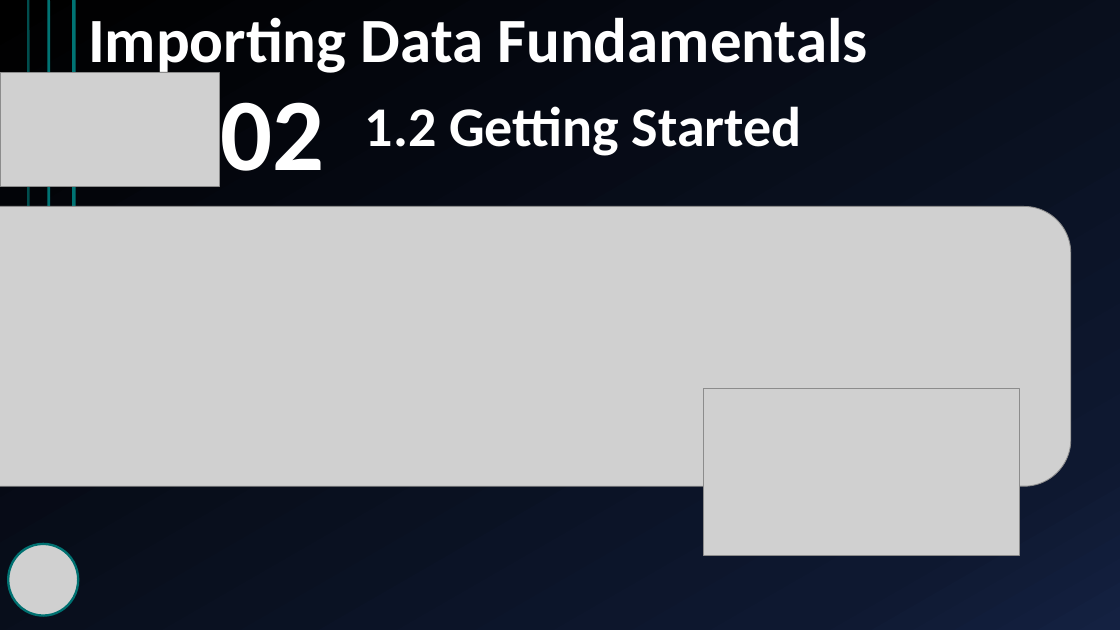
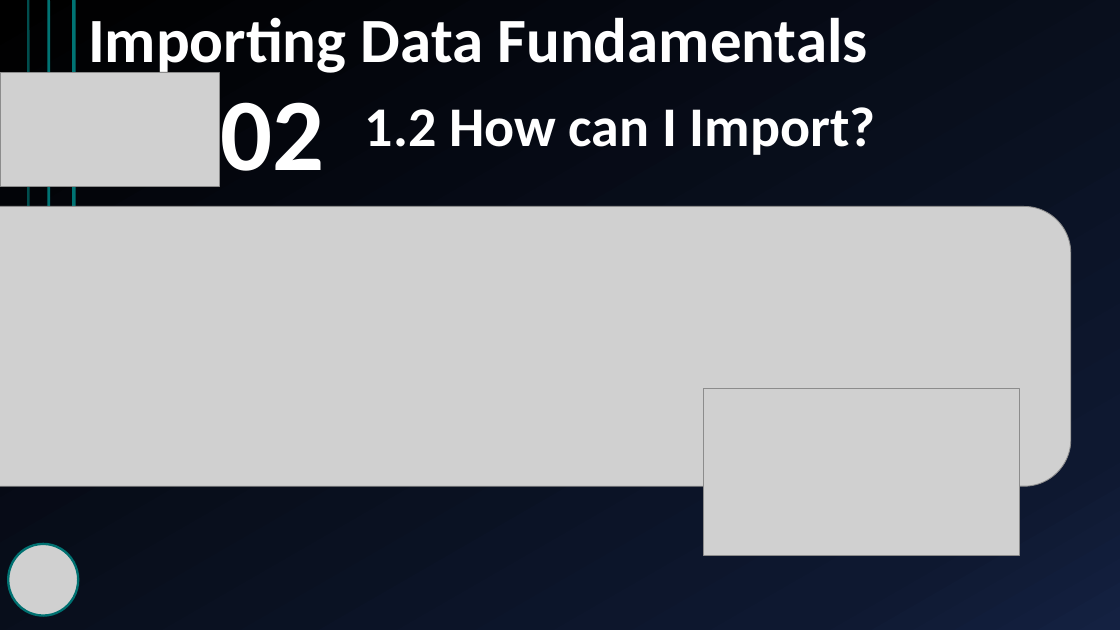
Before and after one commit to yasenstar/learn_graphdb, a slide deck: slide 3 of neo4j/import_data_fundamentals/Importing_Data_Fundamentals.pptx. Drawn at 1120x630 pixels with LibreOffice and Linux fonts; fonts in the diff are those of the drawing; grey boxes stand for pictures. Boxes give left, top, right and bottom in pixels: in the first picture for what was removed or moved away, otherwise in the second. Text is boxed around its words. In the diff, an @@ line names an element or a change of style, - is before the commit and + after.

```diff
--- a/neo4j/import_data_fundamentals/Importing_Data_Fundamentals.pptx
+++ b/neo4j/import_data_fundamentals/Importing_Data_Fundamentals.pptx
@@ title at [365, 107, 876, 155]: text changed @@
-1.2 Getting Started
+1.2 How can I Import?
```
Also in this commit, not shown: 1 slide added, 6 other files.
